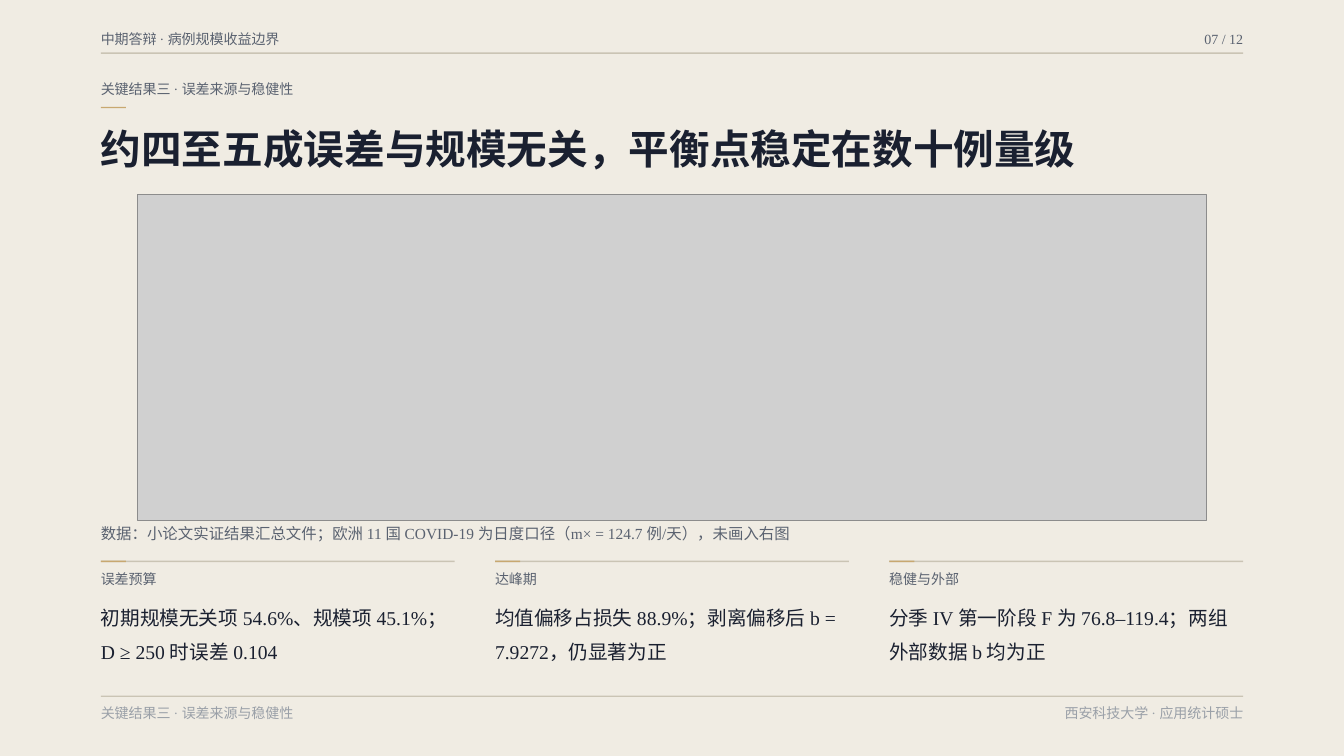
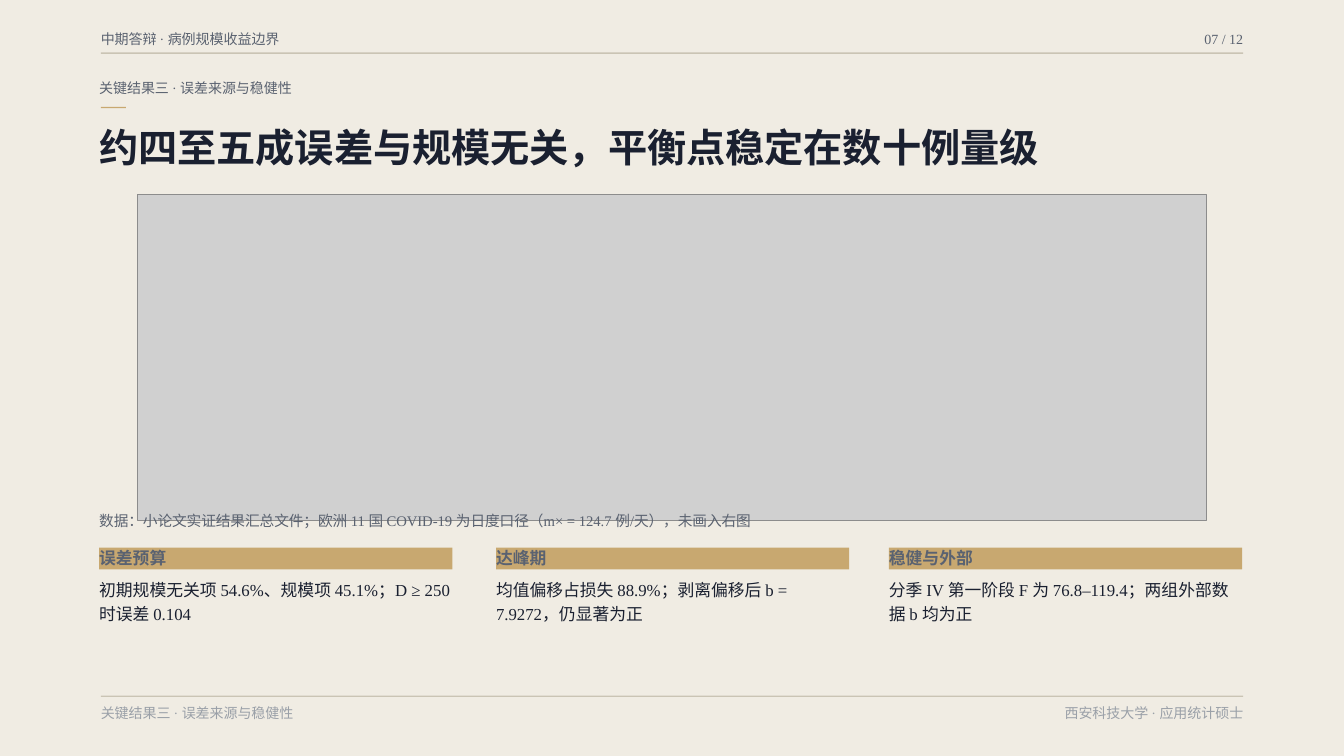
Before and after one commit to wangchi2068/case-count-inference-bottleneck, a slide deck: slide 7 of 中期答辩_精修版.pptx. Drawn at 1344x756 pixels with LibreOffice and Linux fonts; fonts in the diff are those of the drawing; grey boxes stand for pictures. Boxes give left, top, right and bottom in pixels: in the first picture for what was removed or moved away, otherwise in the second. Text is boxed around its words. In the diff, an @@ line names an element or a change of style, - is before the commit and + after.

Commit message:
Harmonize typographic hierarchy and spatial alignment across all slides in defense presentation

```diff
--- a/中期答辩_精修版.pptx
+++ b/中期答辩_精修版.pptx
@@ text "约四至五成误差与规模无关，平衡点稳定在数十例量级" at [99, 128, 1039, 167]: size 29 to 28 pt @@
@@ text "数据：小论文实证结果汇总文件；欧洲 11 国 COVID-19 为日度口径（m× ...": place and size @@
-text "数据：小论文实证结果汇总文件；欧洲 11 国 COVID-19 为日度口径（m× ..." at [101, 526, 790, 541]
+text "数据：小论文实证结果汇总文件；欧洲 11 国 COVID-19 为日度口径（m× ..." at [99, 512, 750, 528]
@@ text "数据：小论文实证结果汇总文件；欧洲 11 国 COVID-19 为日度口径（m× ..." at [99, 512, 750, 528]: size 11 to 10.5 pt @@
@@ 3 texts: place and size @@
-3 texts at [101, 572, 959, 585]
+3 texts at [99, 547, 973, 566]
@@ size 10 to 12 pt, bold on in 3 elements at [889, 547, 973, 566], [496, 547, 546, 565], [99, 547, 166, 565] @@
@@ rectangle: place and size @@
-rectangle at [101, 561, 126, 562]
+rectangle at [99, 547, 452, 570]
@@ rectangle removed at [101, 561, 455, 562] @@
@@ rectangle removed at [495, 561, 849, 562] @@
@@ rectangle: place and size @@
-rectangle at [495, 561, 520, 562]
+rectangle at [496, 547, 849, 570]
@@ rectangle: place and size @@
-rectangle at [889, 561, 914, 562]
+rectangle at [889, 547, 1242, 570]
@@ rectangle removed at [889, 561, 1243, 562] @@
@@ size 14 to 12 pt; line spacing 1.45 to 1.2 in 3 elements at [496, 582, 773, 622], [889, 582, 1229, 622], [99, 582, 450, 621] @@
@@ text "初期规模无关项 54.6%、规模项 45.1%；D ≥ 250 ...": place and size @@
-text "初期规模无关项 54.6%、规模项 45.1%；D ≥ 250 ..." at [101, 608, 447, 661]
+text "初期规模无关项 54.6%、规模项 45.1%；D ≥ 250 ..." at [99, 582, 450, 621]
@@ text "均值偏移占损失 88.9%；剥离偏移后 b = 7.9272，仍显著为正": place and size @@
-text "均值偏移占损失 88.9%；剥离偏移后 b = 7.9272，仍显著为正" at [495, 608, 820, 661]
+text "均值偏移占损失 88.9%；剥离偏移后 b = 7.9272，仍显著为正" at [496, 582, 773, 622]
@@ text "分季 IV 第一阶段 F 为 ...": place and size @@
-text "分季 IV 第一阶段 F 为 ..." at [889, 608, 1228, 661]
+text "分季 IV 第一阶段 F 为 ..." at [889, 582, 1229, 622]
```
Also in this commit, not shown: 9 other slides changed, 1 other file.
